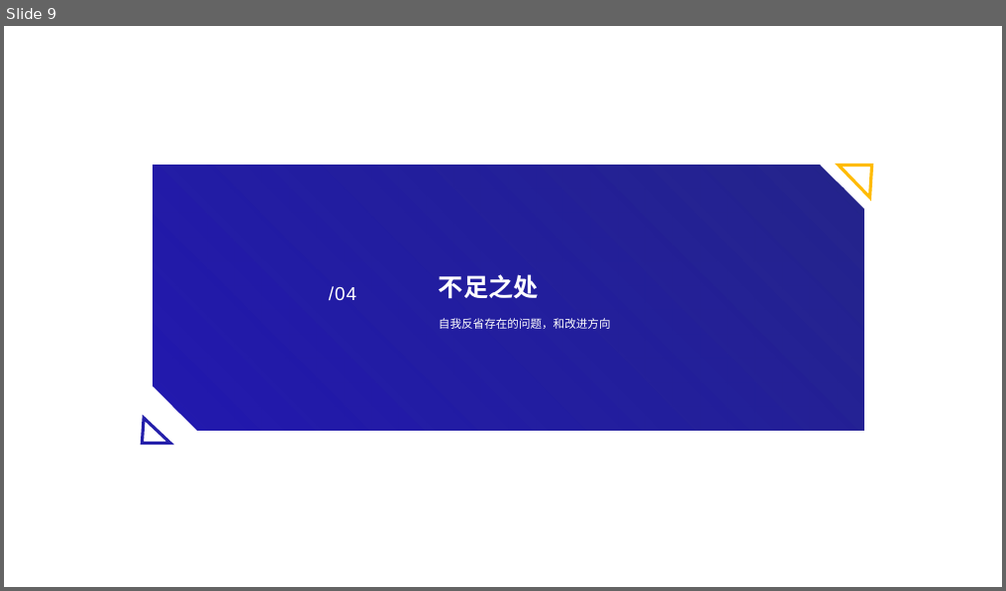
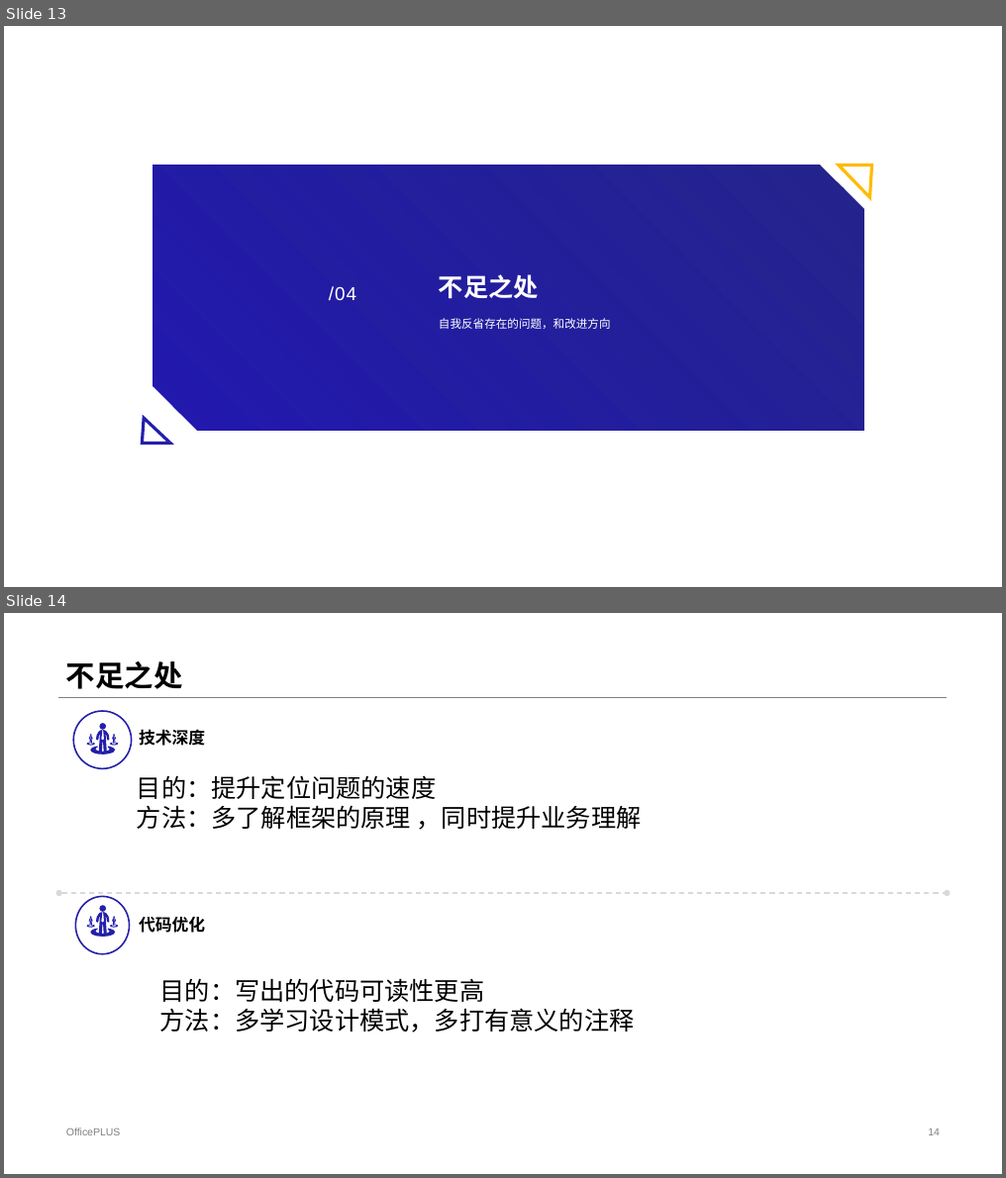
Before and after one commit to czx-dev/note, a slide deck: 陈仲贤述职答辩.pptx. Shown one above the other, each under a label of ours: slide 9 before the commit, slides 13 and 14 after it. The pictures are 1006x591 and 1006x1178 pixels, drawn with LibreOffice and Linux fonts; fonts in the diff are those of the drawing. Boxes give left, top, right and bottom in pixels: in the first picture for what was removed or moved away, otherwise in the second. Text is boxed around its words. In the diff, an @@ line names an element or a change of style, - is before the commit and + after.

```diff
--- a/陈仲贤述职答辩.pptx
+++ b/陈仲贤述职答辩.pptx
@@ slide 14 added at (4, 613, 1002, 1174), background #FFFFFF @@
@@ title added at (66, 662, 182, 689), 28 pt, text #000000, bold @@
+不足之处
@@ line added from (58, 697) to (947, 697), #808080 0.25 pt @@
@@ text added at (137, 775, 642, 830), 24 pt, text #000000 @@
+目的：提升定位问题的速度
+方法：多了解框架的原理 ，同时提升业务理解
@@ group added at (59, 711, 947, 955): 2 ellipses, 2 freeform shapes, 2 texts, 1 double arrow @@
+技术深度
+代码优化
@@ text added at (160, 978, 635, 1033), 24 pt, text #000000 @@
+目的：写出的代码可读性更高
+方法：多学习设计模式，多打有意义的注释
@@ text added at (66, 1128, 120, 1136), 10 pt, text #808080 @@
+OfficePLUS
@@ page number added at (928, 1129, 940, 1136), 10 pt, text #808080 @@
+14
@@ what was slide 9 is now slide 13 @@
```
Also in this commit, not shown: 6 slides changed, 6 other slides added, 3 slides removed.
